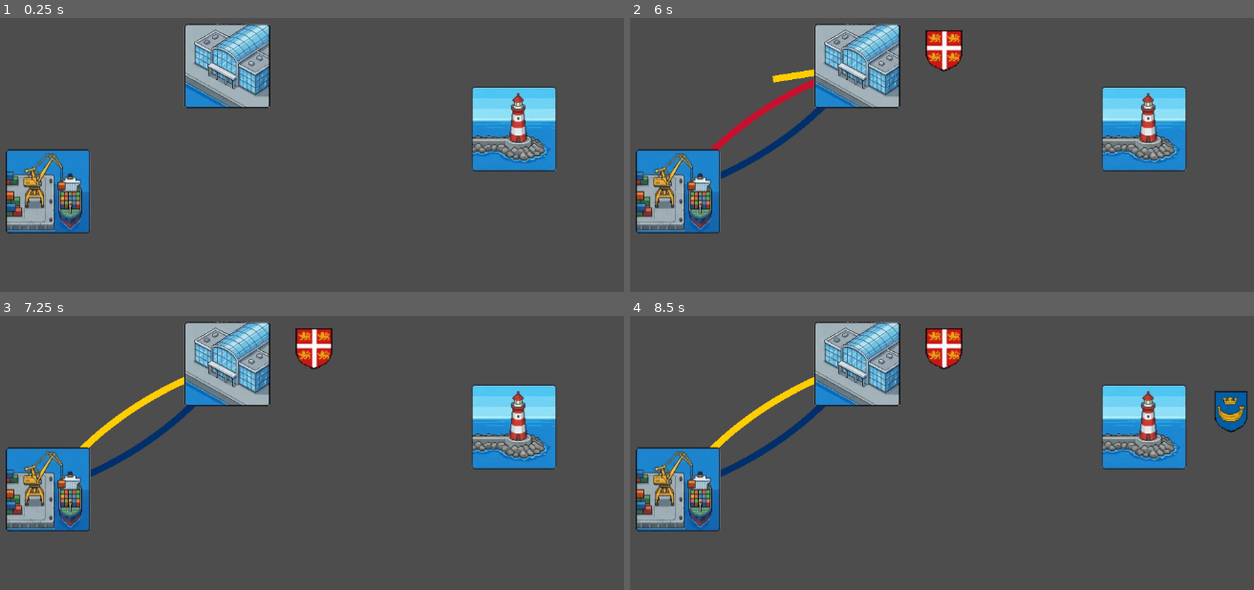
Above: before the commit, frames 1-4 (two rows, left to right).
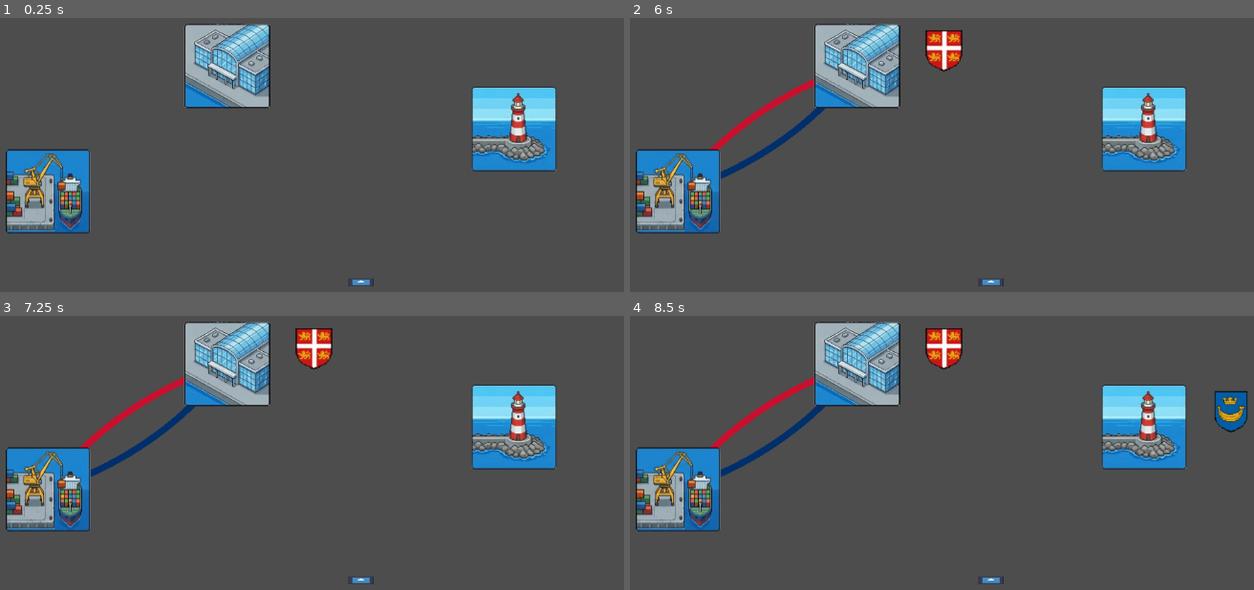
Above: after the commit, the same moments.

Repository: Levartar/mini-ferries
Game: Godot game, scene res://src/levels/test_ports.tscn
The game is run twice, just before and just after one commit, with the same random seed, the same clock (stepped at 60 frames per second) and the same inputs. This scene is started directly instead of the project's main scene. The engine's default icon, where the game draws it, is replaced by a stand-in: a white triangle on a blue panel in a dark square.
Inputs (mouse positions are in pixels of both pictures, inside the frame that each line leads up to):
- Up to frame 1 (0.25 s): no input
- Up to frame 2 (6 s): tap Enter at 0.5, 2, 3.5 s; drag from (679, 190) to (854, 67) at 0.52 s; tap Space at 1.25, 2.75, 4.25 s; drag from (854, 67) to (679, 190) at 1.27 s; move the mouse to (1141, 127) at 2.02 s; click (1141, 127) at 2.17 s; drag from (898, 215) to (854, 67) at 2.77 s; move the mouse to (1166, 193) at 3.52 s; click (1166, 193) at 3.67 s; drag from (704, 64) to (823, 23) at 4.27 s; move the mouse to (973, 130) at 5.02 s; click (973, 130) at 5.17 s; drag from (823, 23) to (679, 190) at 5.77 s
- Up to frame 3 (7.25 s): move the mouse to (474, 406) at 6.52 s; click (474, 406) at 6.67 s
- Up to frame 4 (8.5 s): drag from (779, 450) to (1141, 425) at 7.27 s; move the mouse to (1010, 335) at 8.02 s; click (1010, 335) at 8.17 s

The runs differ from the first frame. In frame 1, less than 0.1% of the frame differs, in the area x 55-60%, y 95-98%; in frame 2, 0.2%; in frame 3, 0.6%, in the area x 12-60%, y 22-98%; in frame 4, 0.6%.

Commit message:
add working shipping mechanic

Diff:
--- a/src/entities/Port.tscn
+++ b/src/entities/Port.tscn
@@ -4,19 +4,16 @@
 [ext_resource type="Script" uid="uid://w82n77wsxjya" path="res://src/entities/port.gd" id="2_p8dw3"]
 
 [sub_resource type="CircleShape2D" id="CircleShape2D_xh4ph"]
-radius = 90.04999
+radius = 62.12
 
 [node name="Port" type="Area2D" unique_id=733375235]
 script = ExtResource("2_p8dw3")
-port_type = null
-crest_type = null
-max_capacity = null
+
+[node name="Sprite2D" type="Sprite2D" parent="." unique_id=2051382067]
+texture = ExtResource("1_xh4ph")
 
 [node name="CollisionShape2D" type="CollisionShape2D" parent="." unique_id=810209978]
 shape = SubResource("CircleShape2D_xh4ph")
-
-[node name="Sprite2D" type="Sprite2D" parent="." unique_id=2051382067]
-texture = ExtResource("1_xh4ph")
 
 [node name="HBoxContainer" type="HBoxContainer" parent="." unique_id=1213312714]
 offset_left = 99.0
--- /dev/null
+++ b/src/entities/ferry/Ferry.tscn
@@ -0,0 +1,22 @@
+[gd_scene format=3 uid="uid://q5dnrey14wfx"]
+
+[ext_resource type="Script" uid="uid://clflqsqlx4oq" path="res://src/entities/ferry/ferry.gd" id="1_ixylv"]
+[ext_resource type="Texture2D" uid="uid://memtt5lum103" path="res://assets/icon.svg" id="2_74amc"]
+
+[sub_resource type="RectangleShape2D" id="RectangleShape2D_74amc"]
+size = Vector2(40, 15)
+
+[node name="Ferry" type="Area2D" unique_id=1559693109]
+z_index = 10
+script = ExtResource("1_ixylv")
+
+[node name="ShipSprite" type="Sprite2D" parent="." unique_id=1258137469]
+scale = Vector2(0.3, 0.1)
+texture = ExtResource("2_74amc")
+
+[node name="CollisionShape2D" type="CollisionShape2D" parent="." unique_id=1323680985]
+shape = SubResource("RectangleShape2D_74amc")
+
+[node name="PassengerContainer" type="HBoxContainer" parent="." unique_id=1114975826]
+offset_right = 40.0
+offset_bottom = 40.0
--- /dev/null
+++ b/src/entities/ferry/ferry.gd
@@ -0,0 +1,251 @@
+extends Area2D
+class_name Ferry
+
+enum TravelState { SAILING, DOCKING, IDLE }
+
+# Stats
+@export var sail_speed: float = 0.05 # How much progress_ratio/sec
+@export var passenger_capacity: int = 6
+@export var docking_time: float = 2.0 # Seconds to wait at port
+
+# References
+var assigned_line: FerryLine = null
+var current_path_follow: PathFollow2D = null
+
+# Core Variables
+var direction: int = 1 # 1 = Forward (0->1), -1 = Backward (1->0)
+var current_state: TravelState = TravelState.IDLE
+var onboard_passengers: Array[Port.PortType] = []
+
+# Drag and Drop
+var is_dragging: bool = false
+var drag_offset: Vector2 = Vector2.ZERO
+
+# Arrival cooldown
+var arrival_cooldown: float = 0.0
+const ARRIVAL_COOLDOWN_TIME: float = 10.0
+
+@onready var passenger_ui = $PassengerContainer
+
+func _ready():
+	# Enable input events for this Area2D
+	input_pickable = true
+
+	# Connect mouse signals
+	mouse_entered.connect(_on_mouse_entered)
+	mouse_exited.connect(_on_mouse_exited)
+
+func _on_mouse_entered():
+	# Visual feedback when hovering (optional)
+	modulate = Color(1.2, 1.2, 1.2)
+
+func _on_mouse_exited():
+	if not is_dragging:
+		modulate = Color.WHITE
+
+func _input(event):
+	if event is InputEventMouseButton and event.button_index == MOUSE_BUTTON_LEFT:
+		if event.pressed and _is_mouse_over():
+			# Start dragging
+			start_drag(event.position)
+		elif not event.pressed and is_dragging:
+			# Stop dragging and check for path
+			stop_drag()
+
+func _is_mouse_over() -> bool:
+	# Check if mouse is over this ferry
+	var mouse_pos = get_global_mouse_position()
+	var overlapping = get_overlapping_areas() + get_overlapping_bodies()
+
+	# Simple bounds check using the collision shape
+	var shape = $CollisionShape2D.shape
+	if shape is RectangleShape2D:
+		var rect = Rect2(global_position - shape.size / 2, shape.size)
+		return rect.has_point(mouse_pos)
+	return false
+
+func start_drag(mouse_pos: Vector2):
+	is_dragging = true
+	drag_offset = global_position - mouse_pos
+	current_state = TravelState.IDLE
+
+	# Detach from current path if following one
+	if current_path_follow:
+		var old_pos = global_position
+		current_path_follow.queue_free()
+		current_path_follow = null
+		global_position = old_pos
+
+	modulate = Color(1.5, 1.5, 1.5)
+
+func stop_drag():
+	is_dragging = false
+	modulate = Color.WHITE
+
+	# Check if dropped over a path
+	var ferry_line = find_path_at_position(global_position)
+	if ferry_line:
+		attach_to_path(ferry_line)
+	else:
+		# Not over a path, stay idle
+		current_state = TravelState.IDLE
+
+func find_path_at_position(pos: Vector2) -> FerryLine:
+	# Get all FerryLine nodes in the scene
+	var root = get_tree().root
+	var ferry_lines = find_ferry_lines(root)
+
+	# Check which path is closest to the drop position
+	var closest_line: FerryLine = null
+	var min_distance = 50.0 # Maximum snap distance
+
+	for line in ferry_lines:
+		if line.path_node and line.path_node.curve:
+			var curve = line.path_node.curve
+			var closest_offset = curve.get_closest_offset(pos)
+			var closest_point = curve.sample_baked(closest_offset)
+			var distance = pos.distance_to(closest_point)
+
+			if distance < min_distance:
+				min_distance = distance
+				closest_line = line
+
+	return closest_line
+
+func find_ferry_lines(node: Node) -> Array[FerryLine]:
+	var lines: Array[FerryLine] = []
+
+	if node is FerryLine:
+		lines.append(node)
+
+	for child in node.get_children():
+		lines.append_array(find_ferry_lines(child))
+
+	return lines
+
+func attach_to_path(ferry_line: FerryLine):
+	assigned_line = ferry_line
+
+	# Create a PathFollow2D node
+	current_path_follow = PathFollow2D.new()
+	ferry_line.path_node.add_child(current_path_follow)
+
+	# Find the closest point on the path to place the ferry
+	var closest_offset = ferry_line.path_node.curve.get_closest_offset(global_position)
+	current_path_follow.progress = closest_offset
+
+	# Reparent the ferry to the PathFollow2D
+	var old_parent = get_parent()
+	old_parent.remove_child(self)
+	current_path_follow.add_child(self)
+
+	# Reset position relative to PathFollow2D
+	position = Vector2.ZERO
+
+	# Start sailing
+	current_state = TravelState.SAILING
+	print("Ferry attached to path: ", ferry_line.name)
+
+func _process(delta):
+	# Handle dragging
+	if is_dragging:
+		global_position = get_global_mouse_position() + drag_offset
+		return
+
+	# Update arrival cooldown
+	if arrival_cooldown > 0:
+		arrival_cooldown -= delta
+
+	if current_state == TravelState.SAILING:
+		# 1. Update movement
+		current_path_follow.progress_ratio += (sail_speed * delta * direction)
+
+		# 2. Check for port intersections (only if cooldown expired)
+		if arrival_cooldown <= 0:
+			check_port_arrivals()
+
+		# 3. Check for End-of-Line behavior
+		if current_path_follow.progress_ratio >= 1.0 and direction == 1:
+			handle_end_of_line()
+		elif current_path_follow.progress_ratio <= 0.0 and direction == -1:
+			handle_start_of_line()
+
+func handle_end_of_line():
+	# Check if this is a loop (first port == last port)
+	if assigned_line.ports.size() > 0 and assigned_line.ports.front() == assigned_line.ports.back():
+		# It's a loop - wrap around to the beginning
+		current_path_follow.progress_ratio = 0.0
+	else:
+		# It's not a loop - reverse direction
+		direction *= -1
+		$ShipSprite.scale.y = direction
+		current_path_follow.progress_ratio = 1.0  # Clamp to prevent overshooting
+
+func handle_start_of_line():
+	# When going backwards and reaching the start, reverse direction
+	direction *= -1
+	$ShipSprite.scale.y = direction
+	current_path_follow.progress_ratio = 0.0  # Clamp to prevent undershooting
+
+func check_port_arrivals():
+	# Get all overlapping areas (ports are Area2D nodes)
+	var overlapping_areas = get_overlapping_areas()
+
+	for area in overlapping_areas:
+		if area is Port:
+			# Trigger arrival and set cooldown
+			handle_arrival(area)
+			arrival_cooldown = ARRIVAL_COOLDOWN_TIME
+			return
+
+func handle_arrival(port: Port):
+	current_state = TravelState.DOCKING
+	print("Ship arrived at ", port.name)
+
+	# Start loading/unloading logic
+	process_passengers(port)
+
+	# Start the wait timer
+	await get_tree().create_timer(docking_time).timeout
+	current_state = TravelState.SAILING
+
+func process_passengers(port: Port):
+	# 1. UNLOAD: Remove passengers whose destination is THIS port
+	var delivered_count = 0
+	for i in range(onboard_passengers.size() - 1, -1, -1): # Iterate backwards to remove
+		if onboard_passengers[i] == port.port_type:
+			onboard_passengers.remove_at(i)
+			delivered_count += 1
+
+	if delivered_count > 0:
+		print("Delivered ", delivered_count, " passengers!")
+		# GameSignals.passengers_delivered.emit(delivered_count) # Future Score!
+
+	# 2. LOAD: Take new passengers who match destinations on this line
+	# We only load if we have space.
+	var space_available = passenger_capacity - onboard_passengers.size()
+	if space_available > 0 and port.waiting_passengers.size() > 0:
+
+		# Get the list of all port types (city crests) served by THIS line
+		var stations_on_line = assigned_line.get_port_types_on_route()
+
+		# Check the port's waiting list
+		for i in range(port.waiting_passengers.size() -1, -1, -1):
+			var passenger_dest = port.waiting_passengers[i]
+
+			# Does this passenger want to go to a stop on our route?
+			if stations_on_line.has(passenger_dest):
+				onboard_passengers.append(passenger_dest)
+				port.waiting_passengers.remove_at(i) # Remove from port queue
+				space_available -= 1
+
+				# Stop if full
+				if space_available <= 0: break
+
+		# Refresh the visuals
+		port.update_ui() # Crucial: Update the Port's HBoxContainer
+		update_ui() # Crucial: Update the Ship's HBoxContainer
+
+func update_ui():
+	# (Logic to update the ship's PassengerContainer with City Crests, similar to port.gd)
+	pass
--- a/src/entities/port.gd
+++ b/src/entities/port.gd
@@ -2,10 +2,12 @@
 class_name Port
 
 # We use Enums to define destinations (Mini-Metro style shapes)
+enum PortCountry { ESTONIA, FINLAND, DENMARK, SWEDEN, LATVIA, GERMANY, POLAND }
 enum PortType { LOADING, PASSENGER, LUXUS, CONTAINER, LIGHTHOUSE }
 enum CrestType { DENMARK, HELSINKI, SWEDEN, RIGA }
 
 @export var port_type: PortType = PortType.LOADING
+@export var port_country: PortCountry = PortCountry.DENMARK
 @export var crest_type: CrestType = CrestType.DENMARK
 @export var max_capacity: int = 10
 
--- a/src/levels/test_ports.tscn
+++ b/src/levels/test_ports.tscn
@@ -2,6 +2,7 @@
 
 [ext_resource type="PackedScene" uid="uid://d2pc4x03jiacl" path="res://src/scripts/line-manager/LineManager.tscn" id="1_crpo1"]
 [ext_resource type="PackedScene" uid="uid://b1x38aye2hryc" path="res://src/entities/Port.tscn" id="1_d3unv"]
+[ext_resource type="PackedScene" uid="uid://q5dnrey14wfx" path="res://src/entities/ferry/Ferry.tscn" id="2_jxqds"]
 
 [node name="TestPorts" type="Node2D" unique_id=1757097284]
 
@@ -13,8 +14,10 @@
 [node name="Port2" parent="." unique_id=1938865386 instance=ExtResource("1_d3unv")]
 position = Vector2(458, 227)
 port_type = 1
-crest_type = 0
 
 [node name="Port3" parent="." unique_id=733375235 instance=ExtResource("1_d3unv")]
 position = Vector2(891, 322)
 port_type = 4
+
+[node name="Area2D" parent="." unique_id=1559693109 instance=ExtResource("2_jxqds")]
+position = Vector2(660, 554)
--- a/src/scripts/ferry-line/ferry_line.gd
+++ b/src/scripts/ferry-line/ferry_line.gd
@@ -31,3 +31,10 @@
 	path_node.curve = curve
 	line_renderer.points = curve.get_baked_points()
 	line_renderer.default_color = line_color
+
+func get_port_types_on_route() -> Array:
+	var types = []
+	for port in ports:
+		if not types.has(port.port_type):
+			types.append(port.port_type)
+	return types
--- /dev/null
+++ b/src/scripts/time_manager.gd
@@ -0,0 +1,29 @@
+extends Node
+
+signal week_ended(new_week_number)
+signal new_ship_granted
+
+# Game Settings
+const DAY_DURATION_SECONDS = 30.0 # Each game day is 30 seconds
+const DAYS_PER_WEEK = 7
+
+var current_day: int = 1
+var day_timer: Timer
+
+func _ready():
+	day_timer = Timer.new()
+	add_child(day_timer)
+	day_timer.wait_time = DAY_DURATION_SECONDS
+	day_timer.autostart = true
+	day_timer.timeout.connect(_on_day_ended)
+	day_timer.start()
+
+func _on_day_ended():
+	current_day += 1
+	print("Day ", current_day, " has begun!")
+
+	# Check for "Monday"
+	if current_day % DAYS_PER_WEEK == 0:
+		var current_week = current_day / DAYS_PER_WEEK
+		week_ended.emit(current_week)
+		new_ship_granted.emit() # Game Manager listens to this and adds a ship token
Not shown, added: src/entities/ferry/ferry.gd.uid
Not shown, added: src/scripts/time_manager.gd.uid
